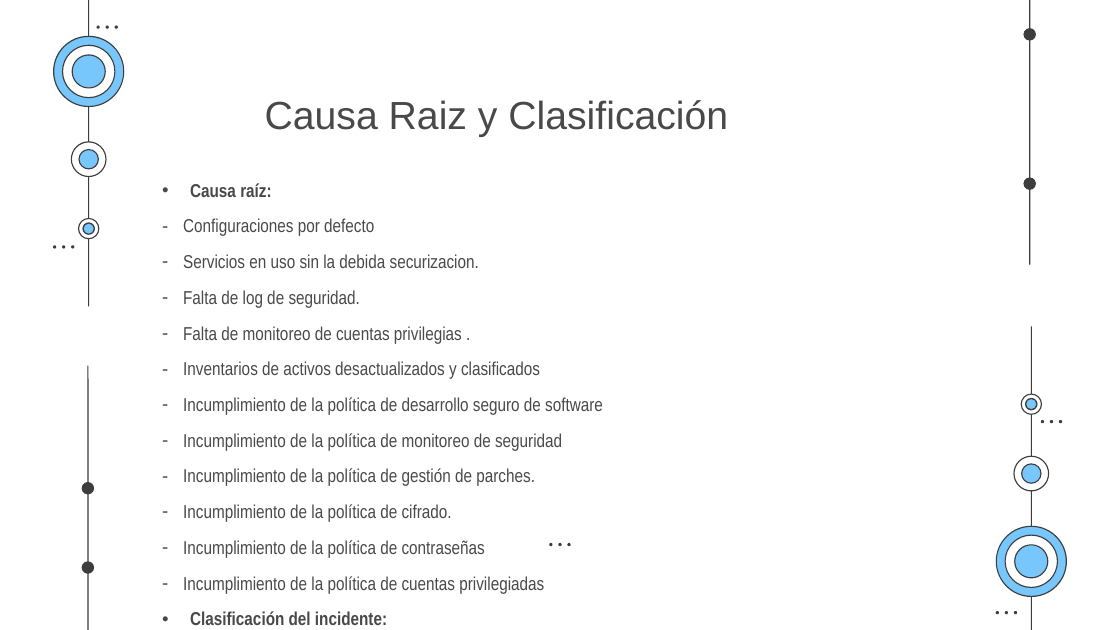
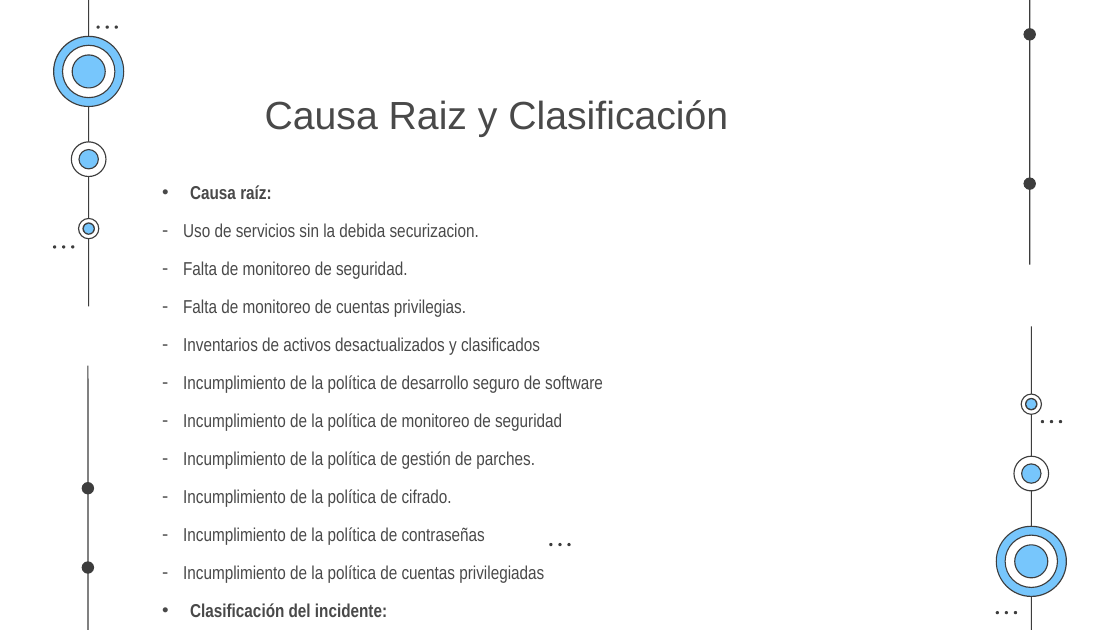
Before and after one commit to bl4cklothbrot/4ggets, a slide deck: slide 6 of Proyecto Final – Análisis Forense en Máquina Debian.pptx (slide 5 before the commit). Drawn at 1120x630 pixels with LibreOffice and Linux fonts; fonts in the diff are those of the drawing. Boxes give left, top, right and bottom in pixels: in the first picture for what was removed or moved away, otherwise in the second. Text is boxed around its words. In the diff, an @@ line names an element or a change of style, - is before the commit and + after.

```diff
--- a/Proyecto Final – Análisis Forense en Máquina Debian.pptx
+++ b/Proyecto Final – Análisis Forense en Máquina Debian.pptx
@@ subtitle at (x1=183, y1=185, x2=603, y2=617): line spacing 0.9 to 1 @@
@@ subtitle at (x1=183, y1=223, x2=479, y2=317): text changed @@
-– Configuraciones por defecto
-– Servicios en uso sin la debida securizacion.
-– Falta de log de seguridad.
-– Falta de monitoreo de cuentas privilegias .
+– Uso de servicios sin la debida securizacion.
+– Falta de monitoreo de seguridad.
+– Falta de monitoreo de cuentas privilegias.
```
Also in this commit, not shown: 5 other slides changed, 1 slide added.
